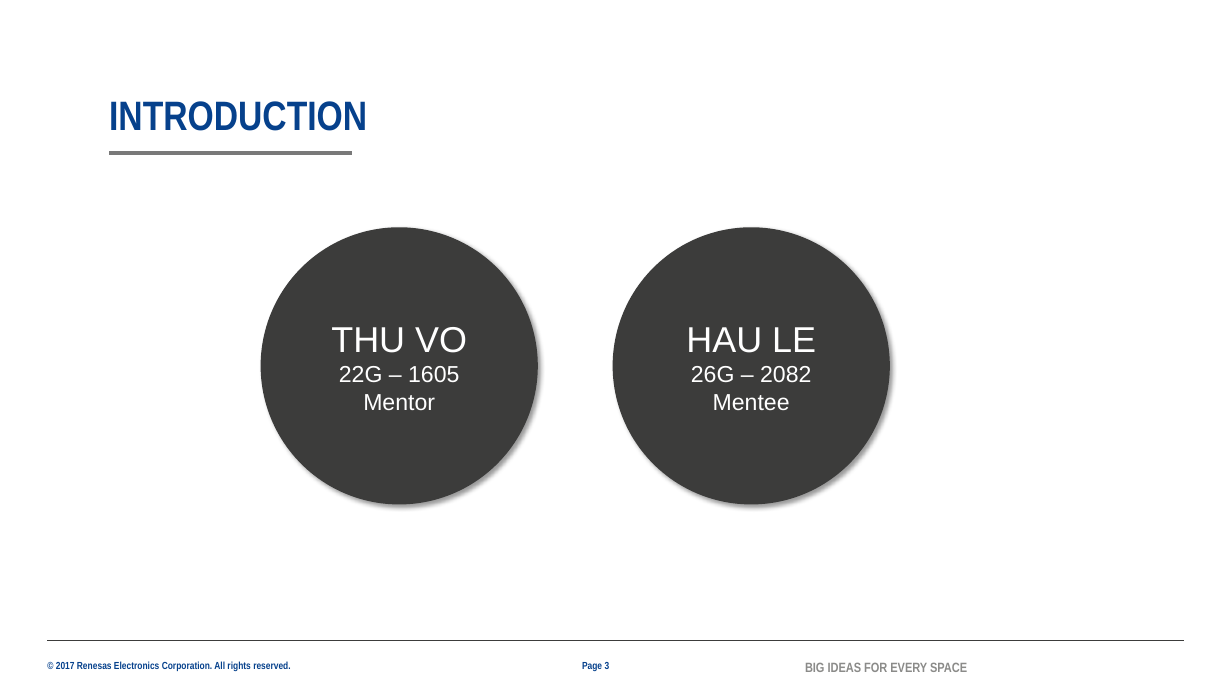
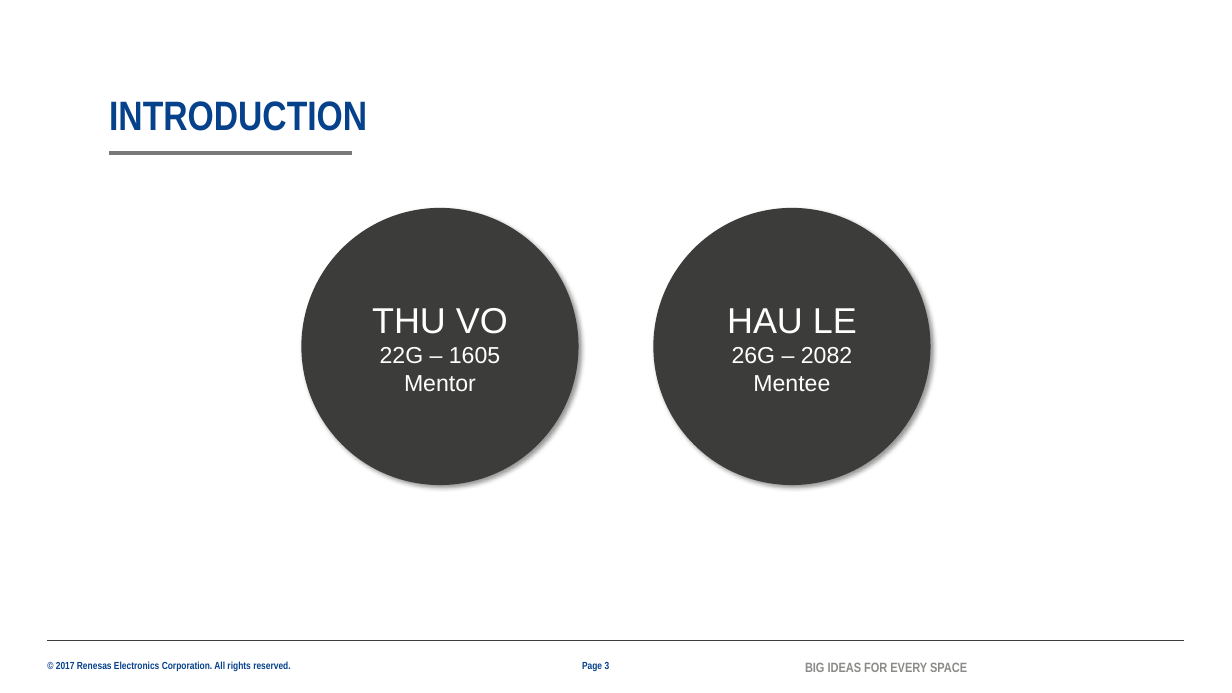
Before and after one commit to lesyhau/bridge, a slide deck: slide 3 of mms.pptx. Drawn at 1232x693 pixels with LibreOffice and Linux fonts; fonts in the diff are those of the drawing; background and template pictures are left out. Boxes give left, top, right and bottom in pixels: in the first picture for what was removed or moved away, otherwise in the second. Text is boxed around its words. In the diff, an @@ line names an element or a change of style, - is before the commit and + after.

```diff
--- a/mms.pptx
+++ b/mms.pptx
@@ ellipse "THU VO": place and size @@
-ellipse "THU VO" at [261,227,538,505]
+ellipse "THU VO" at [301,208,579,485]
@@ ellipse "HAU LE": place and size @@
-ellipse "HAU LE" at [613,227,890,505]
+ellipse "HAU LE" at [653,208,931,485]
```
Also in this commit, not shown: 4 other slides changed, 1 slide added, 1 other file.
